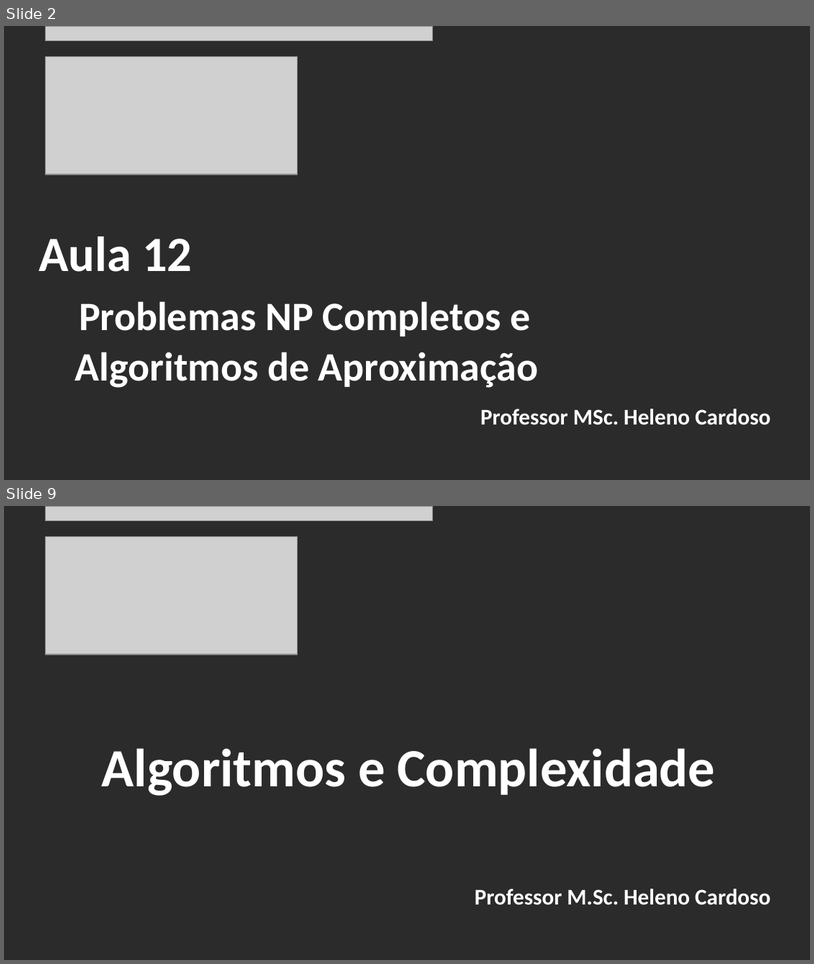
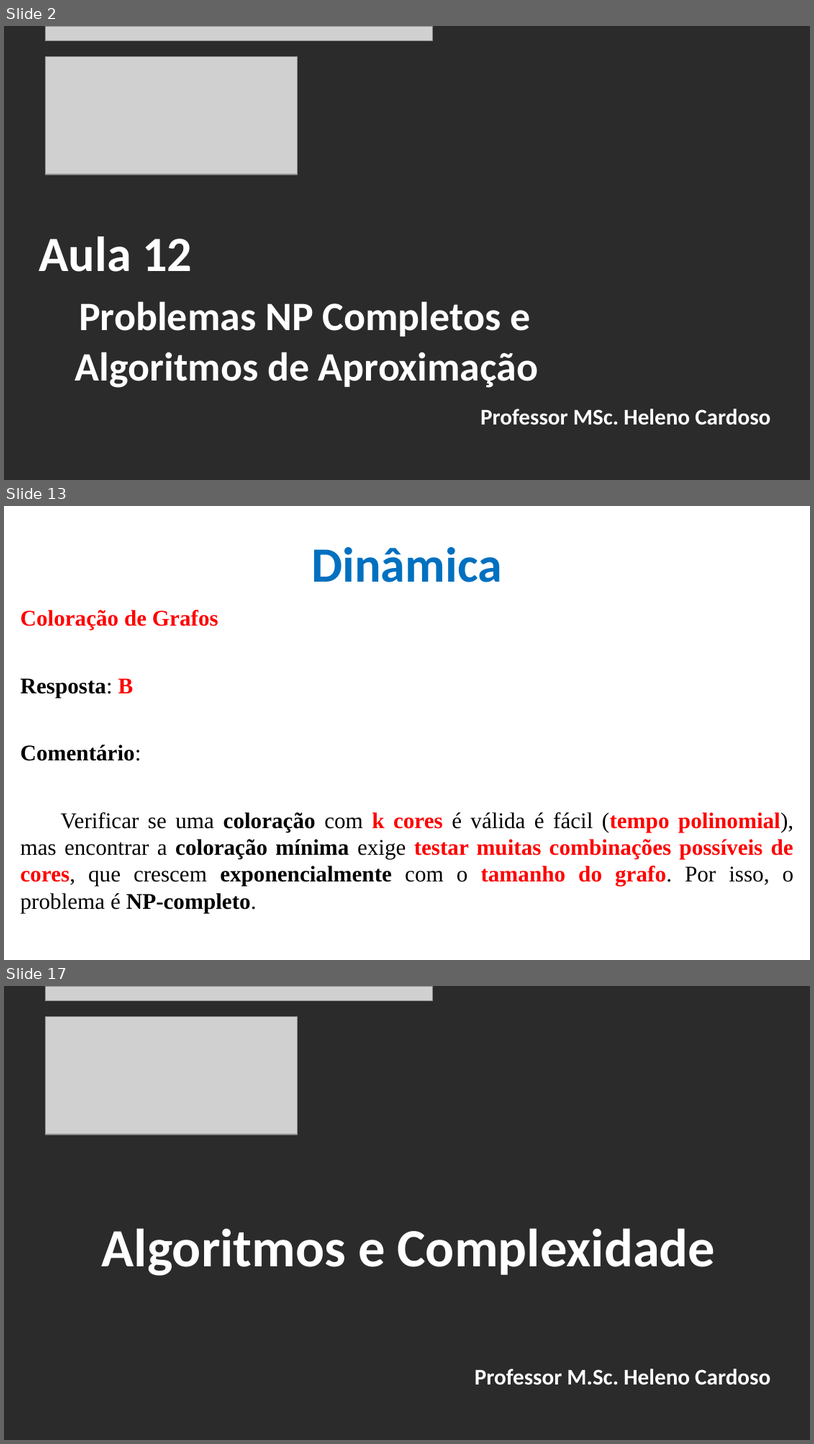
Before and after one commit to CloudEducationBrazil/WydenAlgoritmosEComplexidade, a slide deck: 01 Classes/Aula 12 - Algoritmos e Complexidade - Problemas NP Completos e Algoritmos de Aproximação.pptx. Shown one above the other, each under a label of ours: slides 2 and 9 before the commit, slides 2, 13 and 17 after it; the slides between them are not shown. The pictures are 814x964 and 814x1444 pixels, drawn with LibreOffice and Linux fonts; fonts in the diff are those of the drawing; grey boxes stand for pictures; background and template pictures are left out; a plain dark background stands for a picture behind light text. Boxes give left, top, right and bottom in pixels: in the first picture for what was removed or moved away, otherwise in the second. Text is boxed around its words. In the diff, an @@ line names an element or a change of style, - is before the commit and + after.

```diff
--- a/01 Classes/Aula 12 - Algoritmos e Complexidade - Problemas NP Completos e Algoritmos de Aproximação.pptx
+++ b/01 Classes/Aula 12 - Algoritmos e Complexidade - Problemas NP Completos e Algoritmos de Aproximação.pptx
@@ slide 13 added at [4, 506, 810, 960], background picture (left out) @@
@@ title added at [311, 547, 502, 582], 44 pt, text #0070C0, bold @@
+Dinâmica
@@ text added at [21, 610, 795, 912], 20 pt, text #000000, bold @@
+Coloração de Grafos
+Resposta: B
+Comentário:
+Verificar se uma coloração com k cores é válida é fácil (tempo polinomial), mas encontrar a coloração mínima exige testar muitas combinações possíveis de cores, que crescem exponencialmente com o tamanho do grafo. Por isso, o problema é NP-completo.
@@ what was slide 9 is now slide 17 @@
```
Also in this commit, not shown: 6 slides changed, 7 other slides added.
